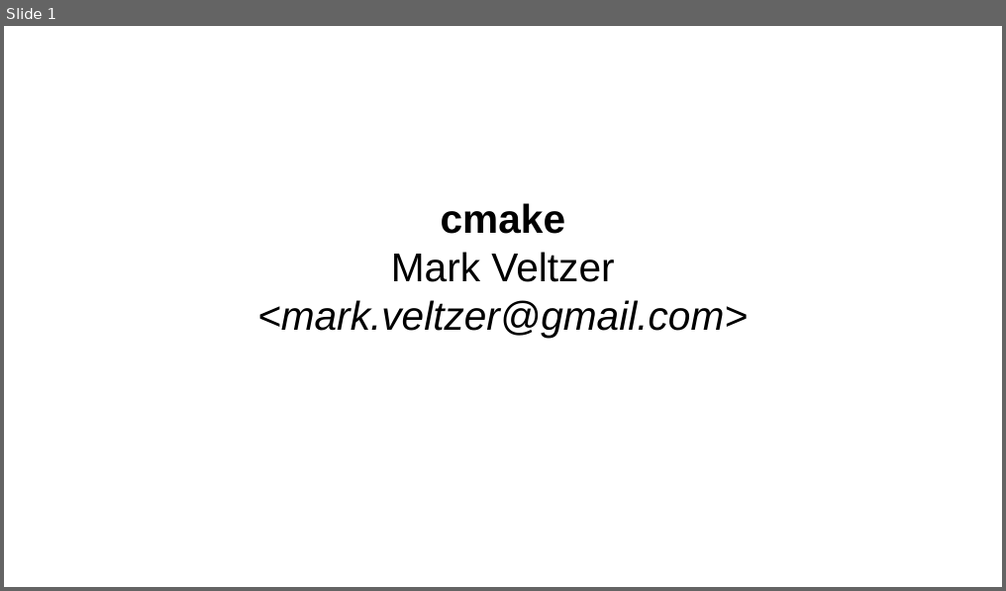
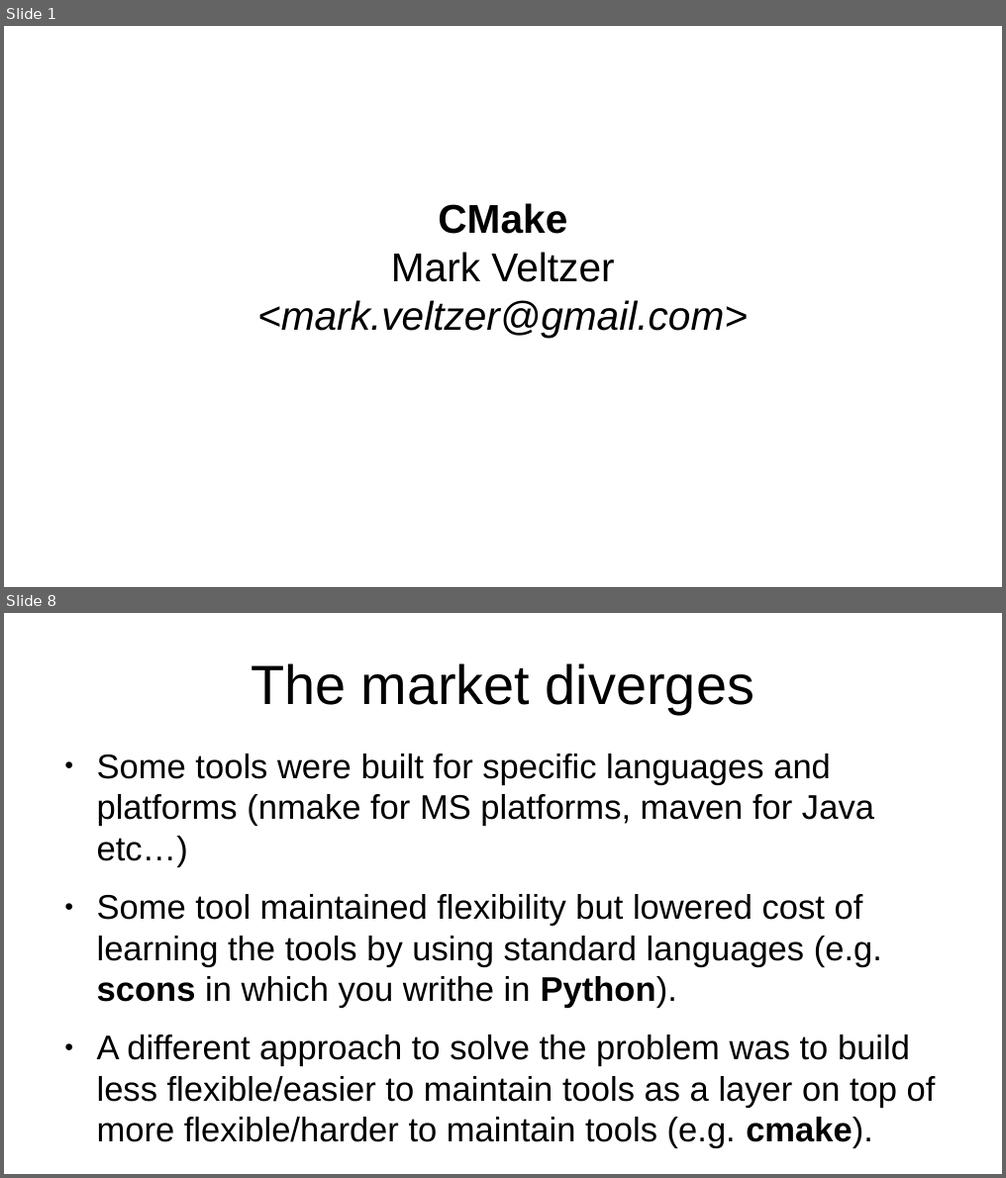
Before and after one commit to veltzer/teaching-slides, a slide deck: odp/cmake/cmake.odp. Shown one above the other, each under a label of ours: slide 1 before the commit, slides 1 and 8 after it; the slides between them are not shown. The pictures are 1006x591 and 1006x1178 pixels, drawn with LibreOffice and Linux fonts; fonts in the diff are those of the drawing. Boxes give left, top, right and bottom in pixels: in the first picture for what was removed or moved away, otherwise in the second. Text is boxed around its words. In the diff, an @@ line names an element or a change of style, - is before the commit and + after.

```diff
--- a/odp/cmake/cmake.odp
+++ b/odp/cmake/cmake.odp
@@ slide 8 added at (4,613,1002,1174), background #FFFFFF @@
@@ title added at (251,663,754,714), 44 pt, text #000000 @@
+The market diverges
@@ text added at (97,754,936,1149), 27.2 pt, text #000000 @@
+● Some tools were built for specific languages and platforms (nmake for MS platforms, maven for Java etc…)
+● Some tool maintained flexibility but lowered cost of learning the tools by using standard languages (e.g. scons in which you writhe in Python).
+● A different approach to solve the problem was to build less flexible/easier to maintain tools as a layer on top of more flexible/harder to maintain tools (e.g. cmake).
@@ slide 1 changed as well @@
@@ text at (438,203,567,234): text changed @@
-cmake
+CMake
```
Also in this commit, not shown: 34 other slides added.
